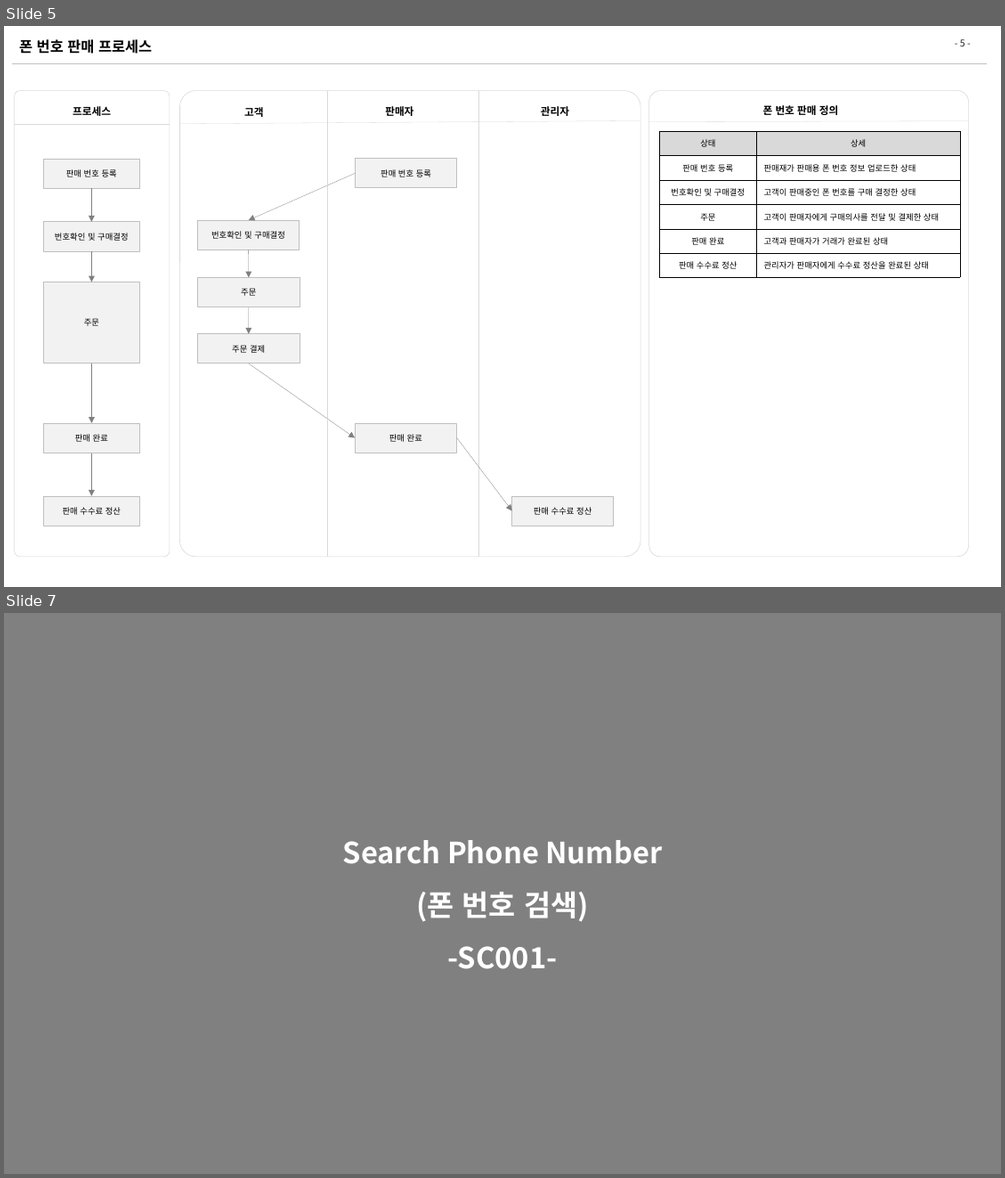
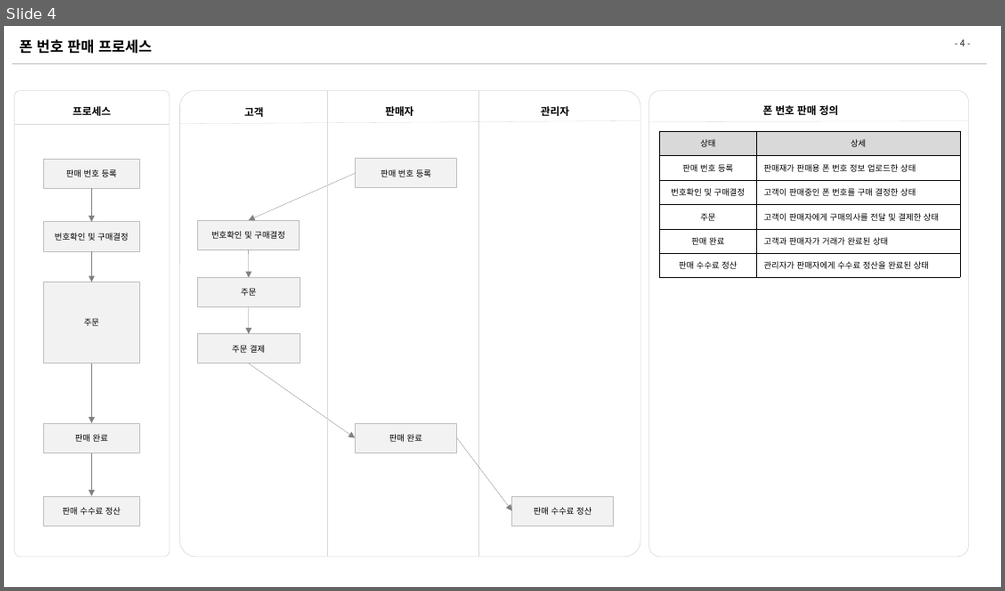
Before and after one commit to zhengze00/SpringBoot-MariaDB-master, a slide deck: Project File/[SK C&C] 인턴PT_오정택.pptx. Shown one above the other, each under a label of ours: slides 5 and 7 before the commit, slide 4 after it; the slides between them are not shown. The pictures are 1005x1178 and 1005x591 pixels, drawn with LibreOffice and Linux fonts; fonts in the diff are those of the drawing. Boxes give left, top, right and bottom in pixels: in the first picture for what was removed or moved away, otherwise in the second. Text is boxed around its words. In the diff, an @@ line names an element or a change of style, - is before the commit and + after.

```diff
--- a/Project File/[SK C&C] 인턴PT_오정택.pptx
+++ b/Project File/[SK C&C] 인턴PT_오정택.pptx
@@ slide 7 removed at <box>4,613,1001,1174</box>, background #808080 @@
@@ text removed at <box>343,840,663,969</box> @@
-Search Phone Number
-(폰 번호 검색)
--SC001-
@@ what was slide 5 is now slide 4 @@
@@ page number at <box>960,39,965,46</box>: text changed @@
-- 5 -
+- 4 -
```
Also in this commit, not shown: 3 slides changed, 1 slide added, 28 other slides removed, 2 other files.
